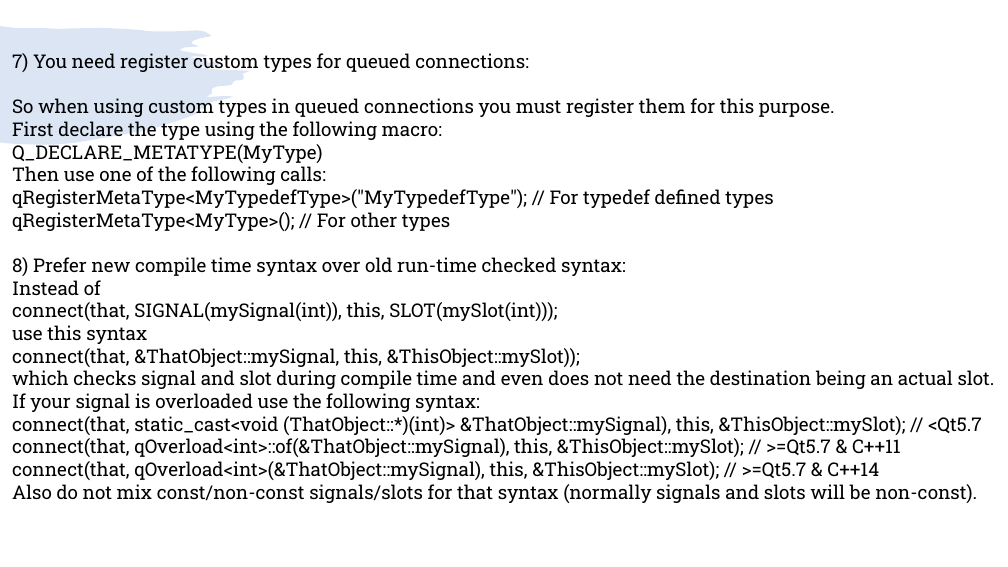
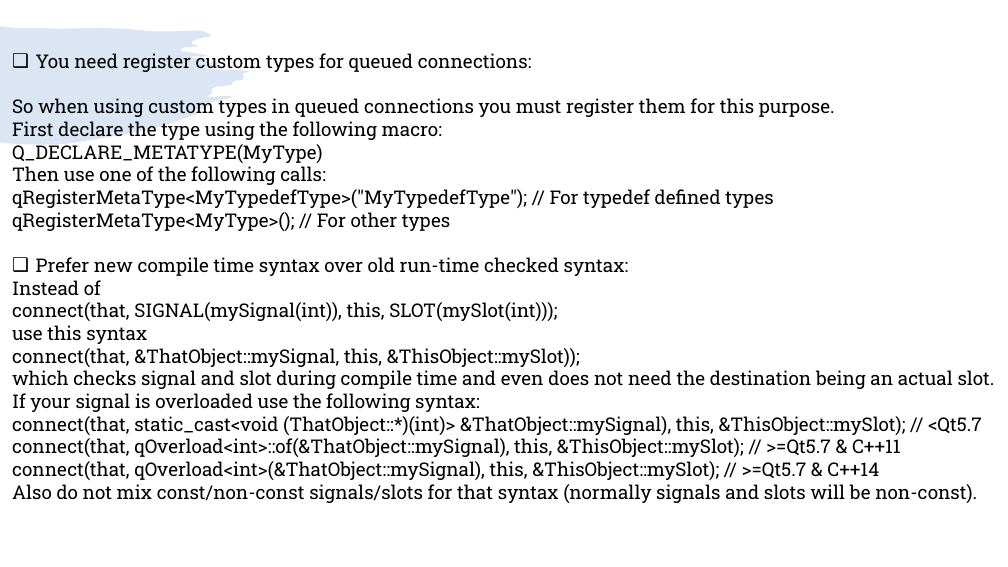
Before and after one commit to girishlande/QtProjects, a slide deck: slide 7 of learnings.pptx (slide 8 before the commit). Drawn at 1008x567 pixels with LibreOffice and Linux fonts; fonts in the diff are those of the drawing. Boxes give left, top, right and bottom in pixels: in the first picture for what was removed or moved away, otherwise in the second. Text is boxed around its words. In the diff, an @@ line names an element or a change of style, - is before the commit and + after.

```diff
--- a/learnings.pptx
+++ b/learnings.pptx
@@ text at [36,53,532,72]: text changed @@
-7) You need register custom types for queued connections:
+❑ You need register custom types for queued connections:
@@ text at [36,257,629,276]: text changed @@
-8) Prefer new compile time syntax over old run-time checked syntax:
+❑ Prefer new compile time syntax over old run-time checked syntax:
```
Also in this commit, not shown: 3 other slides changed, 3 slides added, 4 slides removed.
